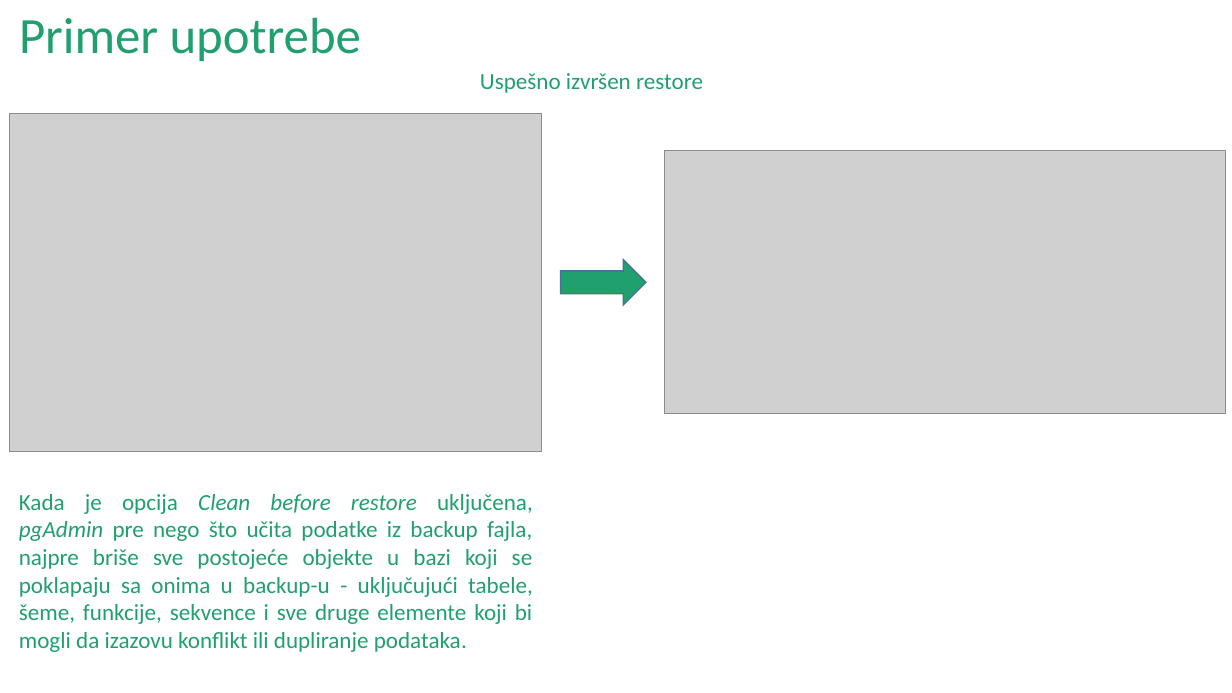
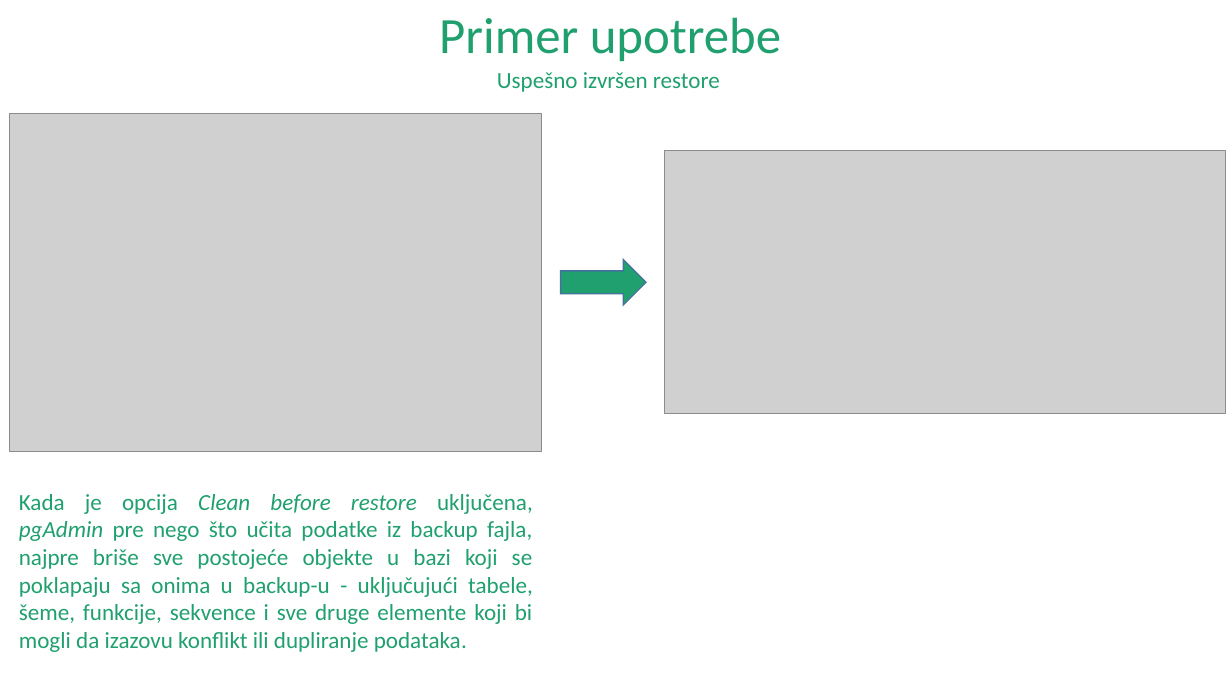
Before and after one commit to Bukumira/oporavak-baze-podataka-PostgreSQL, a slide deck: slide 14 of Seminarski_rad_2.pptx. Drawn at 1232x693 pixels with LibreOffice and Linux fonts; fonts in the diff are those of the drawing; grey boxes stand for pictures. Boxes give left, top, right and bottom in pixels: in the first picture for what was removed or moved away, otherwise in the second. Text is boxed around its words. In the diff, an @@ line names an element or a change of style, - is before the commit and + after.

```diff
--- a/Seminarski_rad_2.pptx
+++ b/Seminarski_rad_2.pptx
@@ title "Primer upotrebe" at (439, 17, 781, 62): alignment left to centre @@
@@ text "Uspešno izvršen restore": place and size @@
-text "Uspešno izvršen restore" at (480, 73, 703, 93)
+text "Uspešno izvršen restore" at (497, 72, 720, 92)
```
Also in this commit, not shown: 12 other slides changed.
